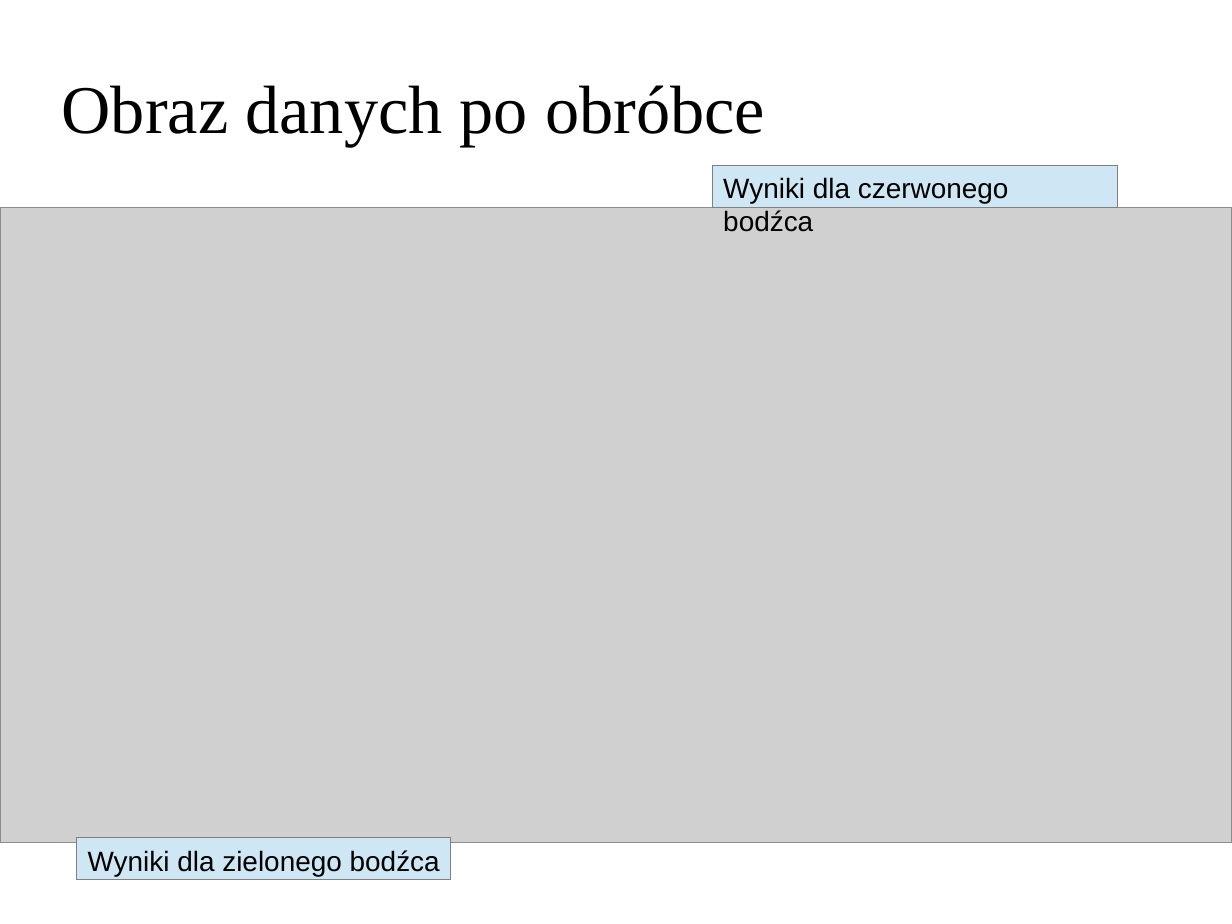
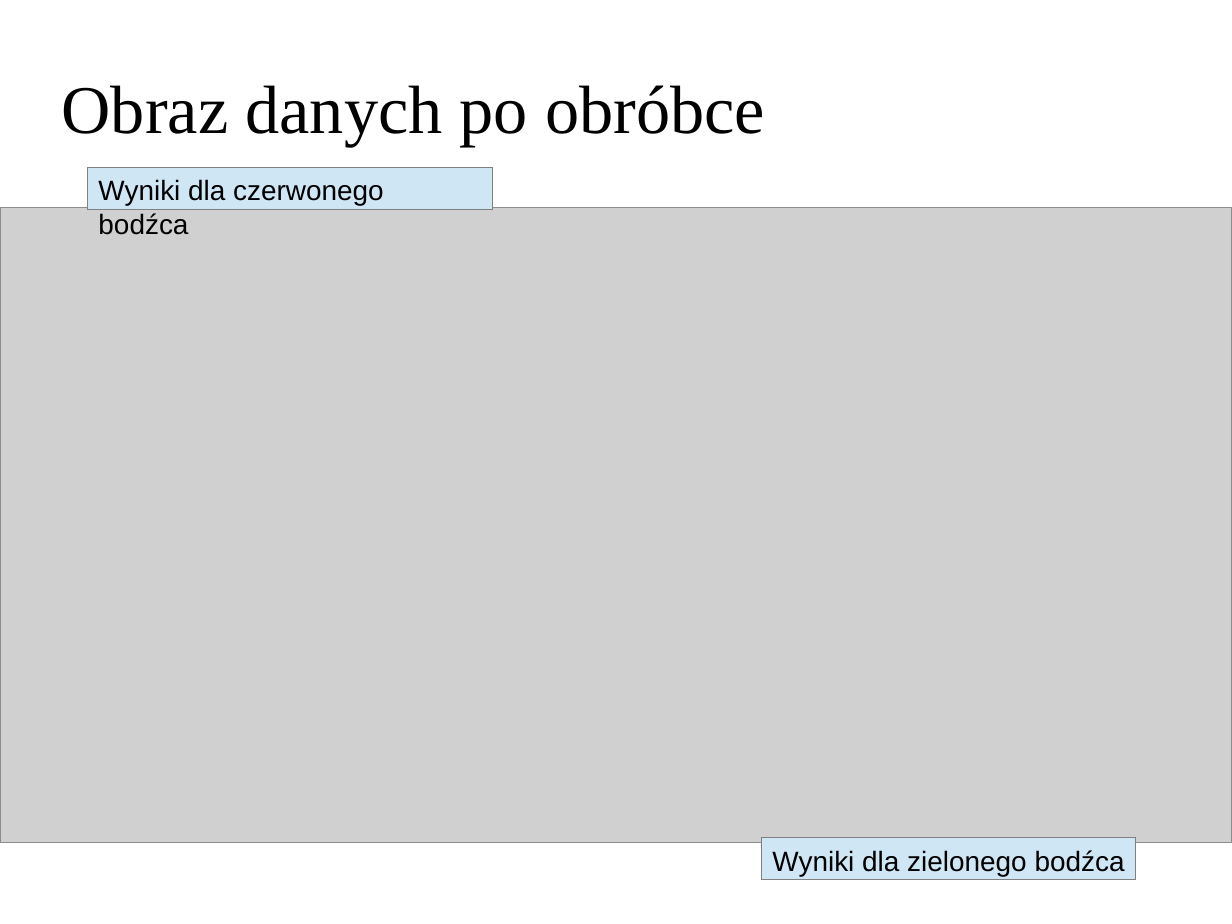
Before and after one commit to BartekKrzepkowski/EEG_Analysis_Lab, a slide deck: slide 17 of BartlomiejKrzepkowski_P300a.odp. Drawn at 1232x924 pixels with LibreOffice and Linux fonts; fonts in the diff are those of the drawing; grey boxes stand for pictures; background and template pictures are left out. Boxes give left, top, right and bottom in pixels: in the first picture for what was removed or moved away, otherwise in the second. Text is boxed around its words. In the diff, an @@ line names an element or a change of style, - is before the commit and + after.

```diff
--- a/BartlomiejKrzepkowski_P300a.odp
+++ b/BartlomiejKrzepkowski_P300a.odp
@@ rectangle "Wyniki dla czerwonego bodźca" moved from (x1=712, y1=165, x2=1118, y2=208) to (x1=87, y1=168, x2=493, y2=210) @@
@@ rectangle "Wyniki dla zielonego bodźca" moved from (x1=77, y1=838, x2=452, y2=881) to (x1=761, y1=838, x2=1136, y2=881) @@
```
Also in this commit, not shown: 2 other slides changed, 6 slides added, 2 slides removed, 1 other file.
